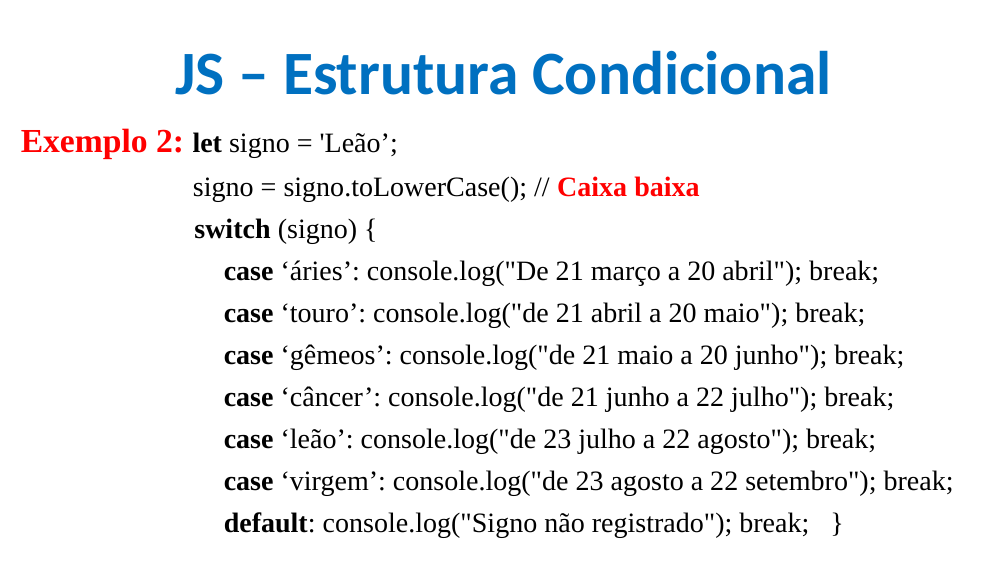
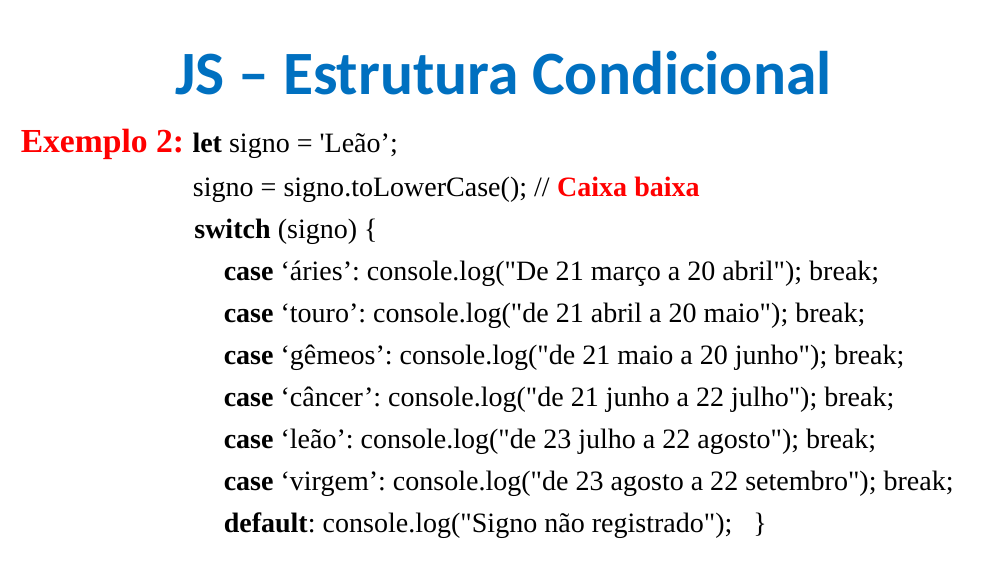
Before and after one commit to CloudEducationBrazil/WydenDesenvolvimentoWebPHP, a slide deck: slide 20 of 01 Classes/Aula 09 Desenvolvimento Web PHP - JS.pptx. Drawn at 1008x567 pixels with LibreOffice and Linux fonts; fonts in the diff are those of the drawing; background and template pictures are left out. Boxes give left, top, right and bottom in pixels: in the first picture for what was removed or moved away, otherwise in the second. Text is boxed around its words. In the diff, an @@ line names an element or a change of style, - is before the commit and + after.

```diff
--- a/01 Classes/Aula 09 Desenvolvimento Web PHP - JS.pptx
+++ b/01 Classes/Aula 09 Desenvolvimento Web PHP - JS.pptx
@@ text at [224,512,733,537]: text changed @@
-      default: console.log("Signo não registrado"); break; }
+      default: console.log("Signo não registrado"); }
```
Also in this commit, not shown: 18 other slides changed, 33 slides removed, 5 other files.
